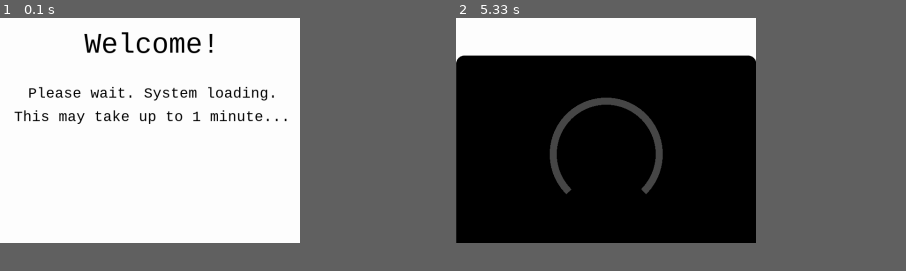
Above: before the commit, frames 1-2 (left to right).
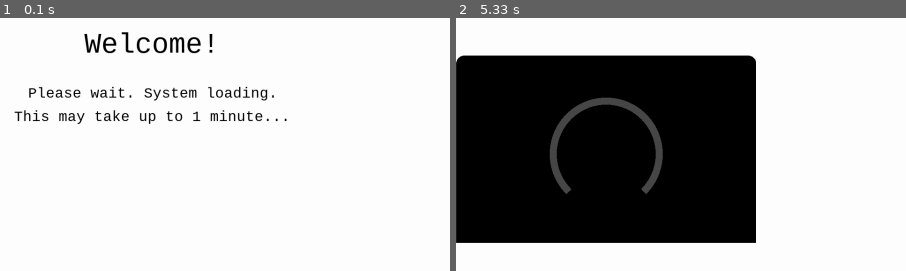
Above: after the commit, the same moments.

Repository: mmugwin/relcon-home-display-pure-python
Game: pygame game, started from home_disp_pygame.py
Two runs of this game, one before a commit and one after it. Both use one fixed random seed, a clock stepped at 60 frames per second and the inputs below.
Inputs:
- Up to frame 1 (0.1 s): no input
- Up to frame 2 (5.33 s): no input
The pictures show only the part of the screen within x 0-50%, y 0-50%; the shares and areas given below are measured in that part.
The window is 300x225 before the commit and 900x506 after it. Grey fills any space a smaller window leaves; there, only what the larger window draws over its background counts as a difference.

The runs differ from the first frame. In frame 2, 0.3% of the frame differs, in the area x 0-67%, y 88-89%.

Commit message:
Update home_disp_pygame.py

Diff:
--- a/home_disp_pygame.py
+++ b/home_disp_pygame.py
@@ -14,12 +14,12 @@
 pygame.init()
 screen_width = 640
 screen_height = 480
-# screen = pygame.display.set_mode((0, 0), pygame.FULLSCREEN)
-screen = pygame.display.set_mode((screen_width, screen_height))
+screen = pygame.display.set_mode((0, 0), pygame.FULLSCREEN)
+#screen = pygame.display.set_mode((screen_width, screen_height))
 pygame.display.set_caption("RELCON InHome Display")
 
 path = "/home/pi/Desktop/relcon-home-display-pure-python"
-path = "."
+#path = "."             # uncomment this for testing on Windows
 
 # initialize the default icons (wifi, battery) and background images
 wifi_icon = pygame.image.load(path + "/images/outline_wifi_black_24dp.png")
